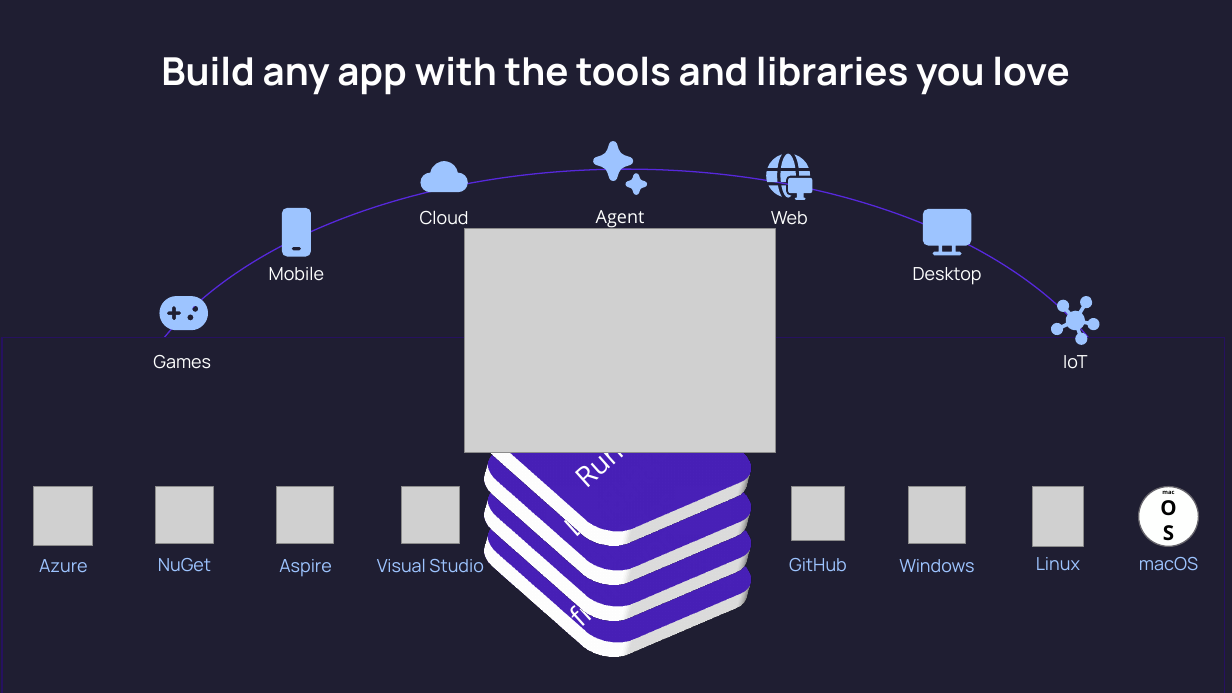
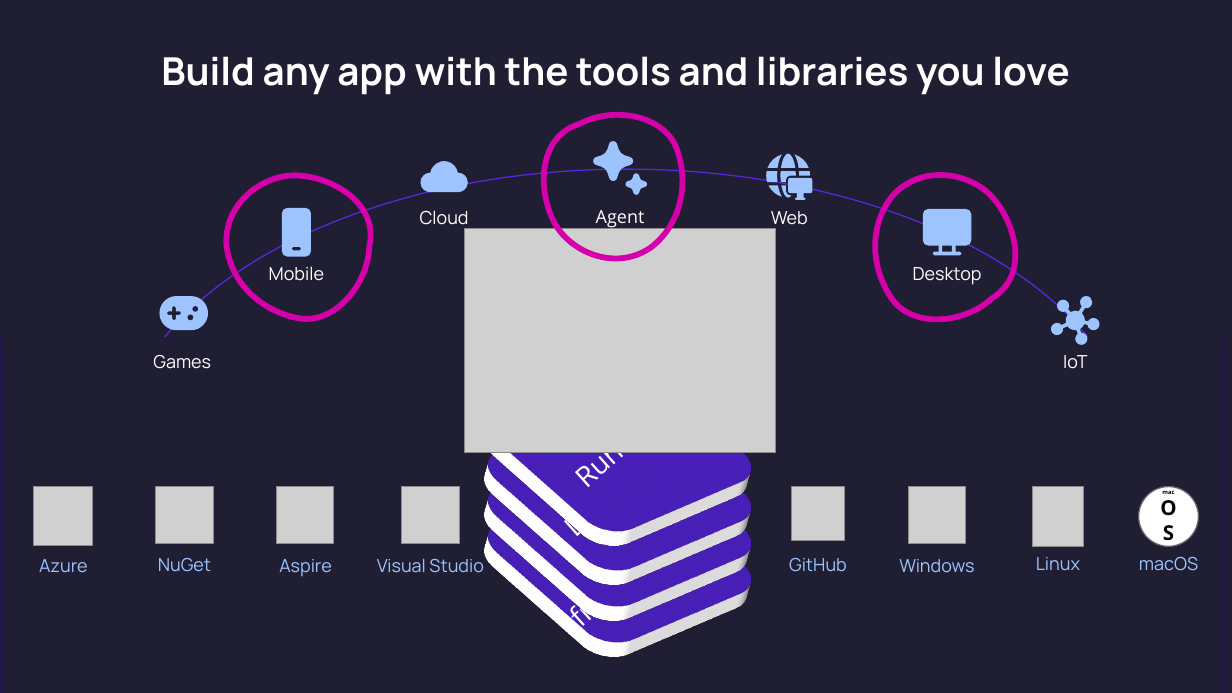
Before and after one commit to mattleibow/dotnetconf2026, a slide deck: slide 2 of slides.pptx. Drawn at 1232x693 pixels with LibreOffice and Linux fonts; fonts in the diff are those of the drawing; grey boxes stand for pictures. Boxes give left, top, right and bottom in pixels: in the first picture for what was removed or moved away, otherwise in the second. Text is boxed around its words. In the diff, an @@ line names an element or a change of style, - is before the commit and + after.

```diff
--- a/slides.pptx
+++ b/slides.pptx
@@ freeform shape added at [518, 89, 713, 283], outline #D600AA 4.5 pt @@
@@ freeform shape added at [841, 147, 1042, 348], outline #D600AA 4.5 pt @@
@@ freeform shape added at [226, 176, 369, 318], outline #D600AA 4.5 pt @@
```
Also in this commit, not shown: 3 other slides changed, 2 slides added.
